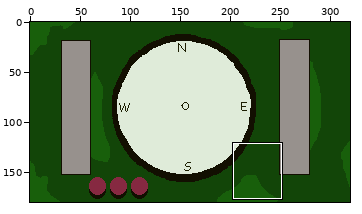
A sprite sheet gets an edit: client/resources/driver_background.png. The first picture is a wide view before the edit; the outline marks the close-up.
Close-up. Before the commit:
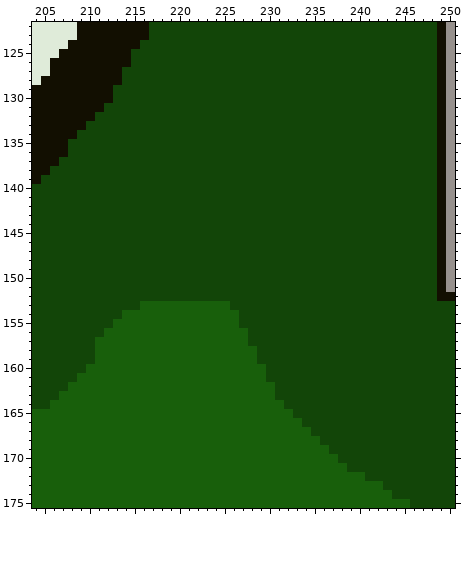
The file is 320x180 pixels. Colours within 5 levels of each other are drawn and written as one. Shown: x 204..250, y 122..175. The commit also changed other parts of the picture, which this record leaves out.
And afterwards:
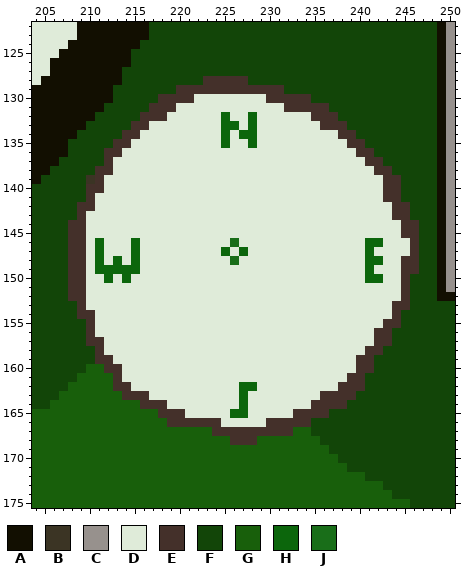
Palette (. is transparent): A #120f01  B #3b3424  C #97918d  D #dfebd9  E #44302a  F #124508  G #185f0b  H #0c660c  J #196e19
Change:
Changed rows in their new state; - is an unchanged pixel.
first column x 208:
128 ---------------EEEEE-------------------
129 ------------EEEEEEEEEEEE---------------
130 ----------EEEEDDDDDDDDEEEEE------------
131 ---------EEEDDDDDDDDDDDDEEEEE----------
132 --------EEEDDDDDDHDDHDDDDDDEEE---------
133 -------EEDDDDDDDDHHDHDDDDDDDEEE--------
134 ------EEDDDDDDDDDHDHHDDDDDDDDDEE-------
135 -----EEDDDDDDDDDDHDDHDDDDDDDDDDEE------
136 ----EEDDDDDDDDDDDDDDDDDDDDDDDDDDEE-----
137 ----EDDDDDDDDDDDDDDDDDDDDDDDDDDDDEE----
138 ---EEDDDDDDDDDDDDDDDDDDDDDDDDDDDDDEE---
139 --BEDDDDDDDDDDDDDDDDDDDDDDDDDDDDDDDEE--
140 --EEDDDDDDDDDDDDDDDDDDDDDDDDDDDDDDDEE--
141 --EDDDDDDDDDDDDDDDDDDDDDDDDDDDDDDDDEE--
142 -EEDDDDDDDDDDDDDDDDDDDDDDDDDDDDDDDDDEE-
143 -EDDDDDDDDDDDDDDDDDDDDDDDDDDDDDDDDDDEE-
144 EEDDDDDDDDDDDDDDDDDDDDDDDDDDDDDDDDDDDEE
145 EEDDDDDDDDDDDDDDDDDDDDDDDDDDDDDDDDDDDEE
146 EEDHDDDHDDDDDDDDDDJDDDDDDDDDDDDDDHHDDDE
147 EEDHDDDHDDDDDDDDDHDHDDDDDDDDDDDDDHDDDDE
148 EEDHDHDHDDDDDDDDDDJDDDDDDDDDDDDDDHHDDEE
149 EEDHHHHHDDDDDDDDDDDDDDDDDDDDDDDDDHDDDEE
150 EEDDHDHDDDDDDDDDDDDDDDDDDDDDDDDDDHHDDE-
151 EEDDDDDDDDDDDDDDDDDDDDDDDDDDDDDDDDDDDE-
152 EEDDDDDDDDDDDDDDDDDDDDDDDDDDDDDDDDDDDE-
153 -EDDDDDDDDDDDDDDDDDDDDDDDDDDDDDDDDDDEE-
154 -EEDDDDDDDDDDDDDDDDDDDDDDDDDDDDDDDDDE--
155 --EDDDDDDDDDDDDDDDDDDDDDDDDDDDDDDDDEE--
156 --EDDDDDDDDDDDDDDDDDDDDDDDDDDDDDDDEE---
157 --EEDDDDDDDDDDDDDDDDDDDDDDDDDDDDDDEE---
158 ---EDDDDDDDDDDDDDDDDDDDDDDDDDDDDDEE----
159 ---EEDDDDDDDDDDDDDDDDDDDDDDDDDDDEE-----
160 ----EEDDDDDDDDDDDDDDDDDDDDDDDDDDEE-----
161 -----EDDDDDDDDDDDDDDDDDDDDDDDDDEE------
162 -----EEDDDDDDDDDDDDHHDDDDDDDDDEEE------
163 ------EEEDDDDDDDDDDHDDDDDDDDEEEE-------
164 --------EEEDDDDDDDDHDDDDDDDEEEE--------
165 ----------EEEDDDDDHHDDDDDEEEE----------
166 -----------EEEEEEDDDDDEEEEE------------
167 ----------------EEEEEEEEE--------------
168 ------------------EEE------------------
Pixel boxes of the changes (left, top, right, bottom) in both close-ups:
changed: (68, 76, 419, 445)
